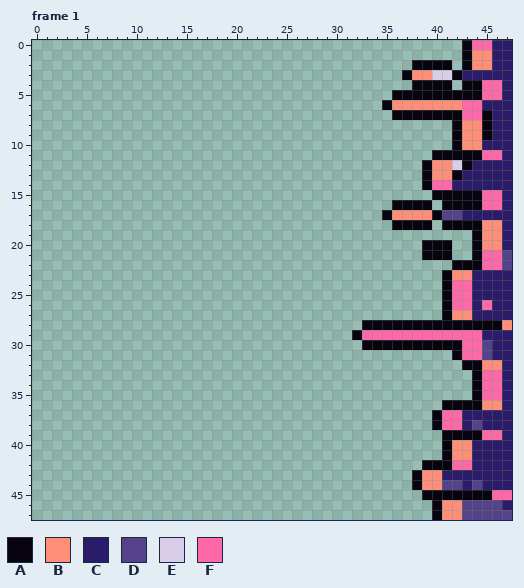
Pixel-art file, stored at art/office/faces/takeover.aseprite. Above, as it was before the edit.
48x48 pixels, 8 frames. Shown: frame 1. The commit also changed other frames, which this record leaves out.
Palette (. is transparent): A #07040f  B #ff8e78  C #2a1b6b  D #54428a  E #d9cde9  F #ff68a8
Pixels before, frame 1, first column x 32:
 0 ...........AFFCC
 1 ...........ABBCC
 2 ......AAAA.ABBCC
 3 .....ABBEEACCCCC
 4 ......AAAA.AAFFC
 5 ....AAAAAAAAAFFC
 6 ...ABBBBBBBFFCCC
 7 ....AAAAAAAFFACC
 8 ..........ABBACC
 9 ..........ABBACC
10 ..........ABBCCC
11 ........AAAAAFFC
12 .......ABBEACCCC
13 .......ABBACCCCC
14 .......AFFCCCCCC
15 ........AAAAAFFC
16 ....AAAA.AAAAFFC
17 ...ABBBBADDCCCCC
18 ....AAAA.AAAABBC
19 ............ABBC
20 .......AAA..ABBC
21 .......AAA..AFFD
22 ..........AAAFFD
23 .........ABBCCCC
24 .........AFFCCCC
25 .........AFFCCCC
26 .........AFFCFCC
27 .........ABBCCCC
28 .AAAAAAAAAAAAAAB
29 AFFFFFFFFFFFFCCC
30 .AAAAAAAAAAFFDCC
31 ..........AFFDCC
32 ...........AABBC
33 ............AFFC
34 ............AFFC
35 ............AFFC
36 .........AAAABBC
37 ........AFFCCCCC
38 ........AFFCDCCC
39 .........AAAAFFC
40 .........ABBCCCC
41 .........ABBCCCC
42 .......AAAFFCCCC
43 ......ABBCCCCCCC
44 ......ABBDDCDCCC
45 .......AAAAAAAFF
46 ........ABBDDDDC
47 ........ABBDDDDD
Once edited:
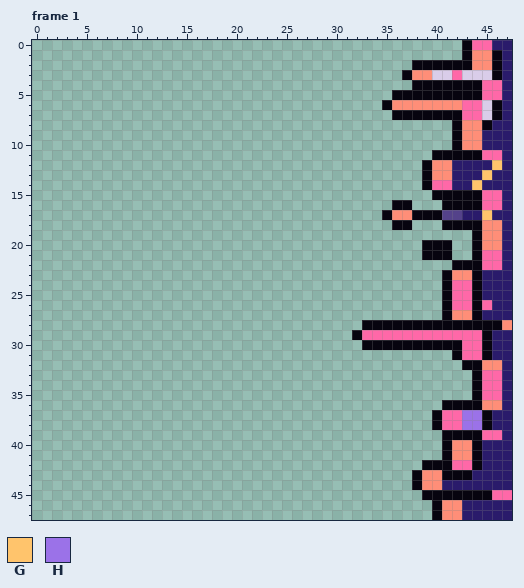
Colours new in this view: G #ffc46c  H #9b72e8
Change:
Frame 1:
y 1: x 46 C -> A
y 2: x 42 . -> A; x 46 C -> A
y 3: x 42..46 ACCCC -> FEEEA
y 4: x 42 . -> A
y 6: x 45..46 CC -> EA
y 7: x 45..46 AC -> EA
y 9: x 45 A -> C
y 12: x 42..43 EA -> CC; x 46 C -> G
y 13: x 42 A -> C; x 45 C -> G
y 14: x 44 C -> G
y 16: x 38..39 AA -> ..
y 17: x 38..39 BB -> AA; x 45 C -> G
y 18: x 38..39 AA -> ..
y 21..22: x 47 D -> C
y 23..27: x 44 C -> A
y 29: x 45 C -> A
y 30..31: x 45 D -> A
y 37: x 43..45 CCC -> HHA
y 38: x 43..45 CDC -> HHA
y 40..42: x 44 C -> A
y 43: x 41..43 CCC -> AAA
y 44: x 41..42 DD -> CC; x 44 D -> C
y 46: x 43..46 DDDD -> CCCC
y 47: x 43..47 DDDDD -> CCCCC
Changed places in both pictures, as pixel boxes (x1, y1, x2, y2):
changed: (412, 50, 512, 360)
changed: (442, 410, 512, 520)
